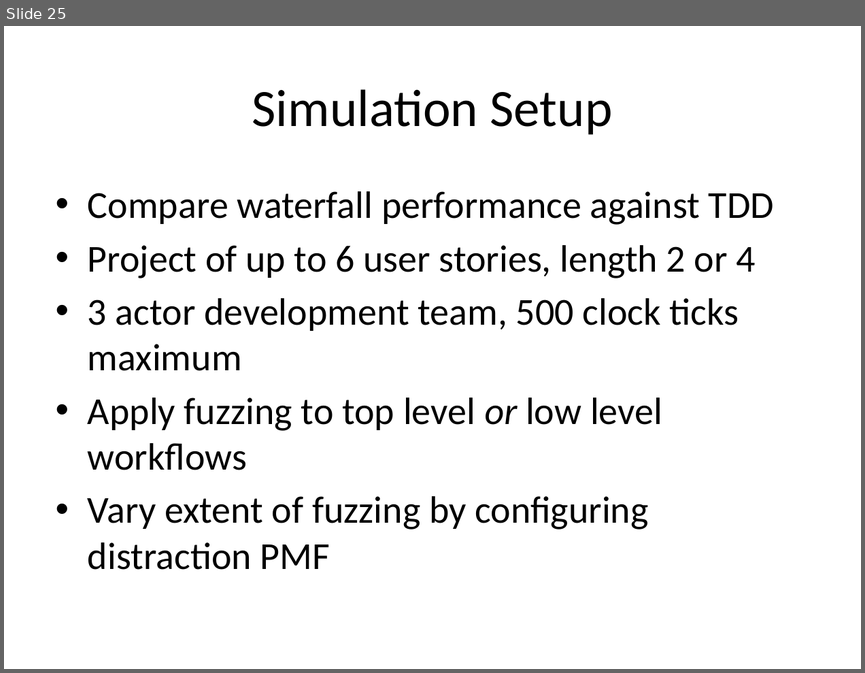
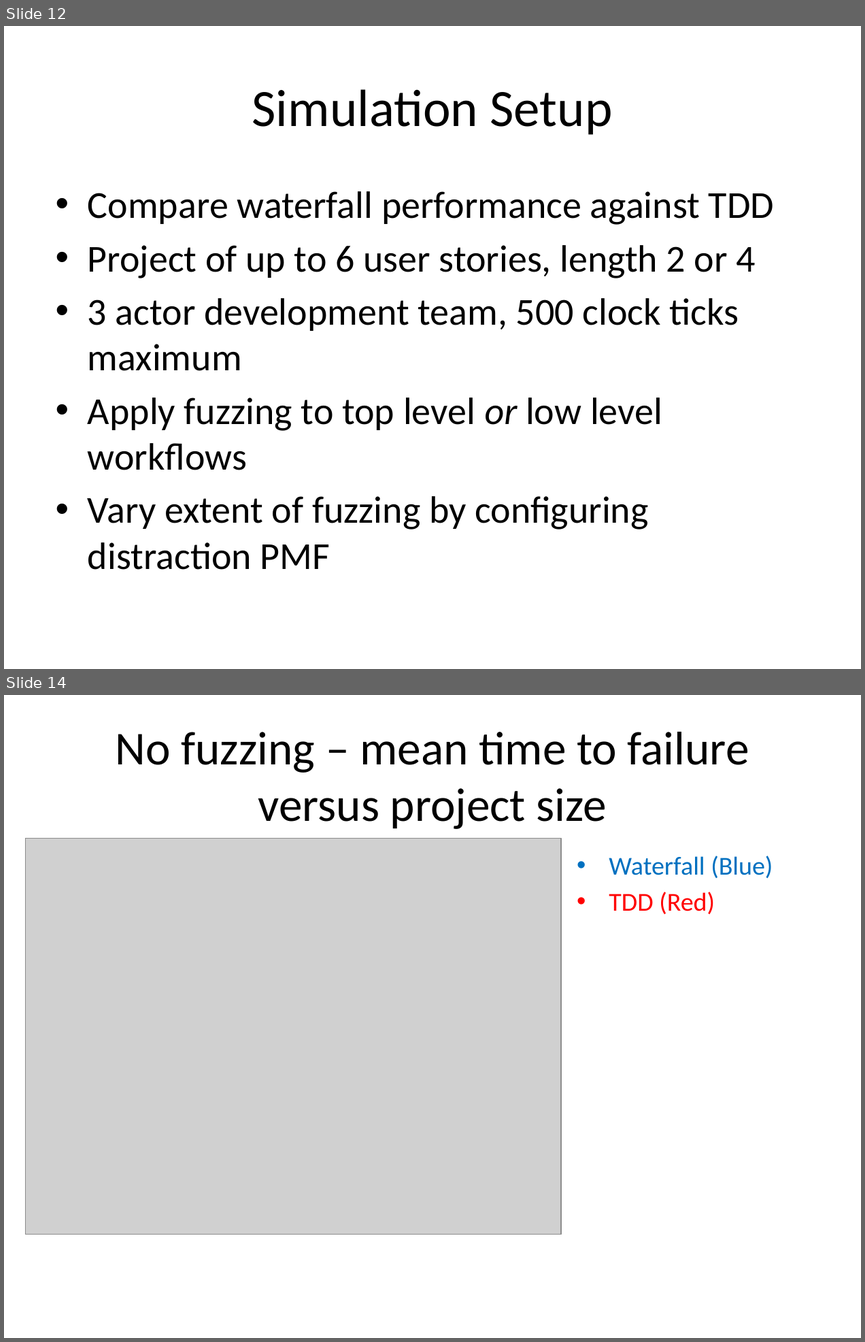
Before and after one commit to probablytom/fuzzi-moss-paper, a slide deck: Presentation.pptx. Shown one above the other, each under a label of ours: slide 25 before the commit, slides 12 and 14 after it; the slides between them are not shown. The pictures are 865x673 and 865x1342 pixels, drawn with LibreOffice and Linux fonts; fonts in the diff are those of the drawing; grey boxes stand for pictures. Boxes give left, top, right and bottom in pixels: in the first picture for what was removed or moved away, otherwise in the second. Text is boxed around its words. In the diff, an @@ line names an element or a change of style, - is before the commit and + after.

```diff
--- a/Presentation.pptx
+++ b/Presentation.pptx
@@ slide 14 added at <box>4,695,861,1338</box>, background #FFFFFF @@
@@ title added at <box>116,732,749,829</box>, 39.6 pt, text #000000 @@
+No fuzzing – mean time to failure versus project size
@@ picture added at <box>26,838,561,1234</box> @@
@@ text added at <box>609,855,772,914</box>, 21.7 pt, text #0070C0 @@
+• Waterfall (Blue)
+• TDD (Red)
@@ what was slide 25 is now slide 12 @@
```
Also in this commit, not shown: 11 slides changed, 2 other slides added, 17 slides removed.
